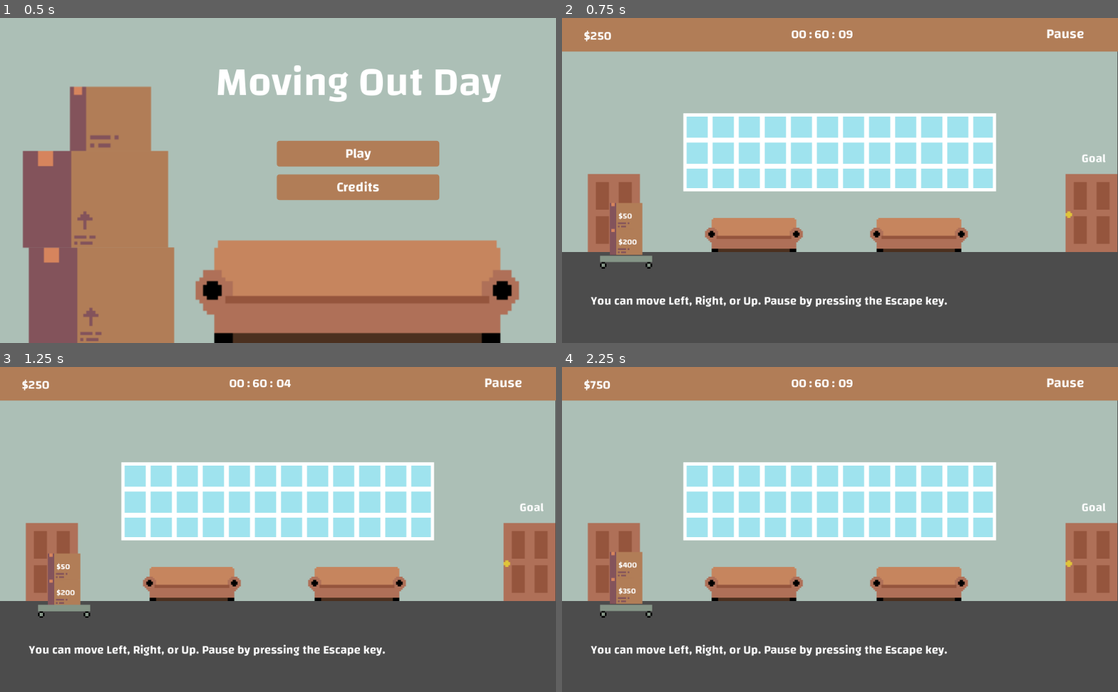
Above: before the commit, frames 1-4 (two rows, left to right).
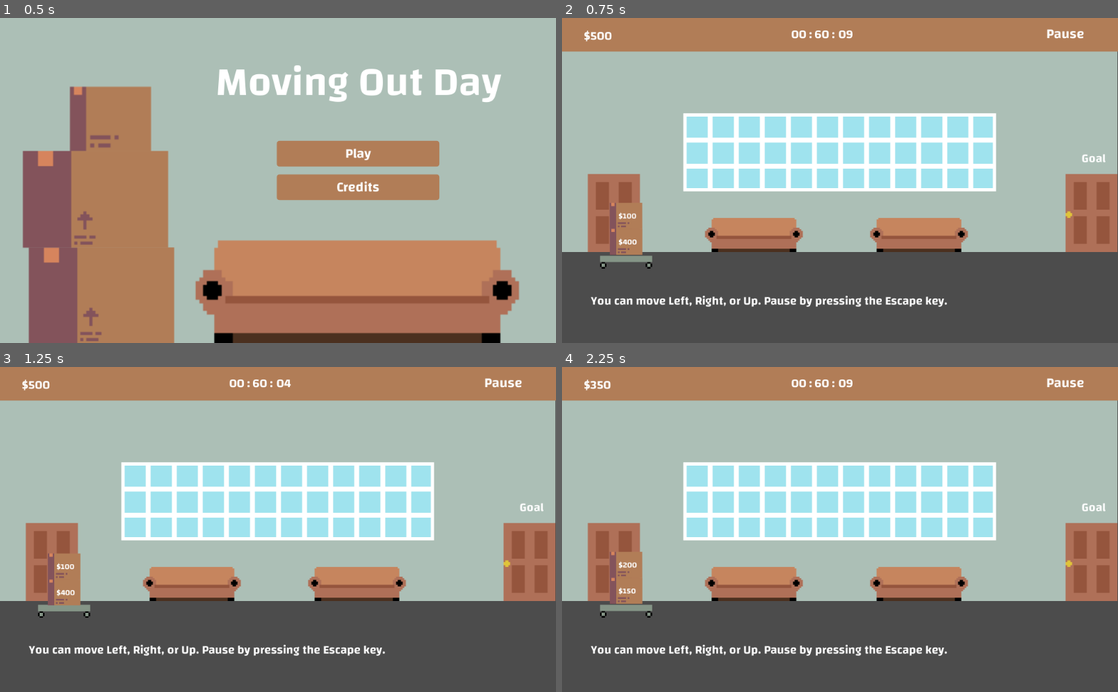
Above: after the commit, the same moments.

Repository: JMixson/moving-out-day
Game: Godot game, scene res://Scenes/Main Menu.tscn
Same seed, same stepped clock (60 frames per second), same inputs: the game is played once before the commit and once after it.
Inputs:
- Up to frame 1 (0.5 s): no input
- Up to frame 2 (0.75 s): click "Play" at 0.5 s
- Up to frame 3 (1.25 s): no input
- Up to frame 4 (2.25 s): click "Pause" at 1.25 s; click "Restart" at 2 s

Frame 1 is identical in both runs. In frame 2, less than 0.1% of the frame differs, in the area x 5-14%, y 4-70%; in frame 3, 0.1%, in the area x 5-15%, y 4-74%; in frame 4, less than 0.1%.

Commit message:
Replace Box scenes with Box_Spawn node
Using the Box_Spawn node allows for the box amount to be easily changed.

Diff:
--- a/Scenes/Level 1.tscn
+++ b/Scenes/Level 1.tscn
@@ -1,8 +1,7 @@
-[gd_scene load_steps=13 format=2]
+[gd_scene load_steps=12 format=2]
 
 [ext_resource path="res://Assets/Sprites/level-1-map.png" type="Texture" id=1]
 [ext_resource path="res://Scenes/Player.tscn" type="PackedScene" id=2]
-[ext_resource path="res://Scenes/Box.tscn" type="PackedScene" id=3]
 [ext_resource path="res://Scripts/Level 1.gd" type="Script" id=4]
 [ext_resource path="res://Scenes/Top UI.tscn" type="PackedScene" id=5]
 [ext_resource path="res://Scenes/Pause.tscn" type="PackedScene" id=6]
@@ -56,12 +55,6 @@
 [node name="CollisionShape2D" type="CollisionShape2D" parent="Door"]
 position = Vector2( 979, 350.5 )
 shape = SubResource( 3 )
-
-[node name="Box" parent="." instance=ExtResource( 3 )]
-position = Vector2( 118, 402 )
-
-[node name="Box2" parent="." instance=ExtResource( 3 )]
-position = Vector2( 118, 354 )
 
 [node name="Player" parent="." instance=ExtResource( 2 )]
 position = Vector2( 118, 438 )
@@ -118,9 +111,7 @@
 
 [node name="Pause" parent="Menus" instance=ExtResource( 6 )]
 
-[node name="Node2D" type="Node2D" parent="."]
-
-[node name="Sprite" type="Sprite" parent="Node2D"]
+[node name="Box_Spawn" type="Node2D" parent="."]
 
 [connection signal="body_entered" from="Door" to="." method="_on_Door_body_entered"]
 [connection signal="pressed" from="Pause_Btn" to="." method="_on_Pause_Btn_pressed"]
--- a/Scripts/Level 1.gd
+++ b/Scripts/Level 1.gd
@@ -1,14 +1,24 @@
 extends Node2D
 
-# Called when the node enters the scene tree for the first time.
+onready var box = preload("res://Scenes/Box.tscn")
+onready var box_container = get_node("Box_Spawn")
+
+var startingY = 400
+
 func _ready():
-	pass # Replace with function body.
+	set_process(true)
+	spawn_boxes(2)
 
-# Called every frame. 'delta' is the elapsed time since the previous frame.
 func _process(delta):
 	if (Global.box_num == 0):
 		$Menus/Ending.visible = true
 
+func spawn_boxes(num):
+	for i in range(num):
+		var b = box.instance()
+		box_container.add_child(b)
+		b.position = Vector2(118, startingY)
+		startingY -= 50
 
 func _on_Door_body_entered(body):
 	if (body.get_name() == "RigidBody2D"):
@@ -16,6 +26,5 @@
 		Global.box_num -= 1
 		print("Boxes: " + str(Global.box_num))
 
-
 func _on_Pause_Btn_pressed():
 	$Menus/Pause.visible = true
